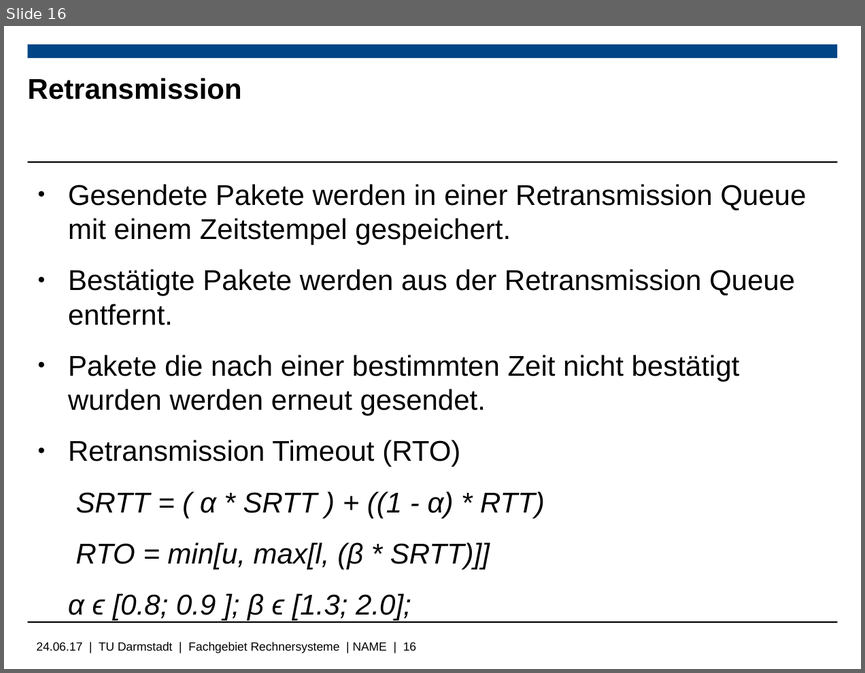
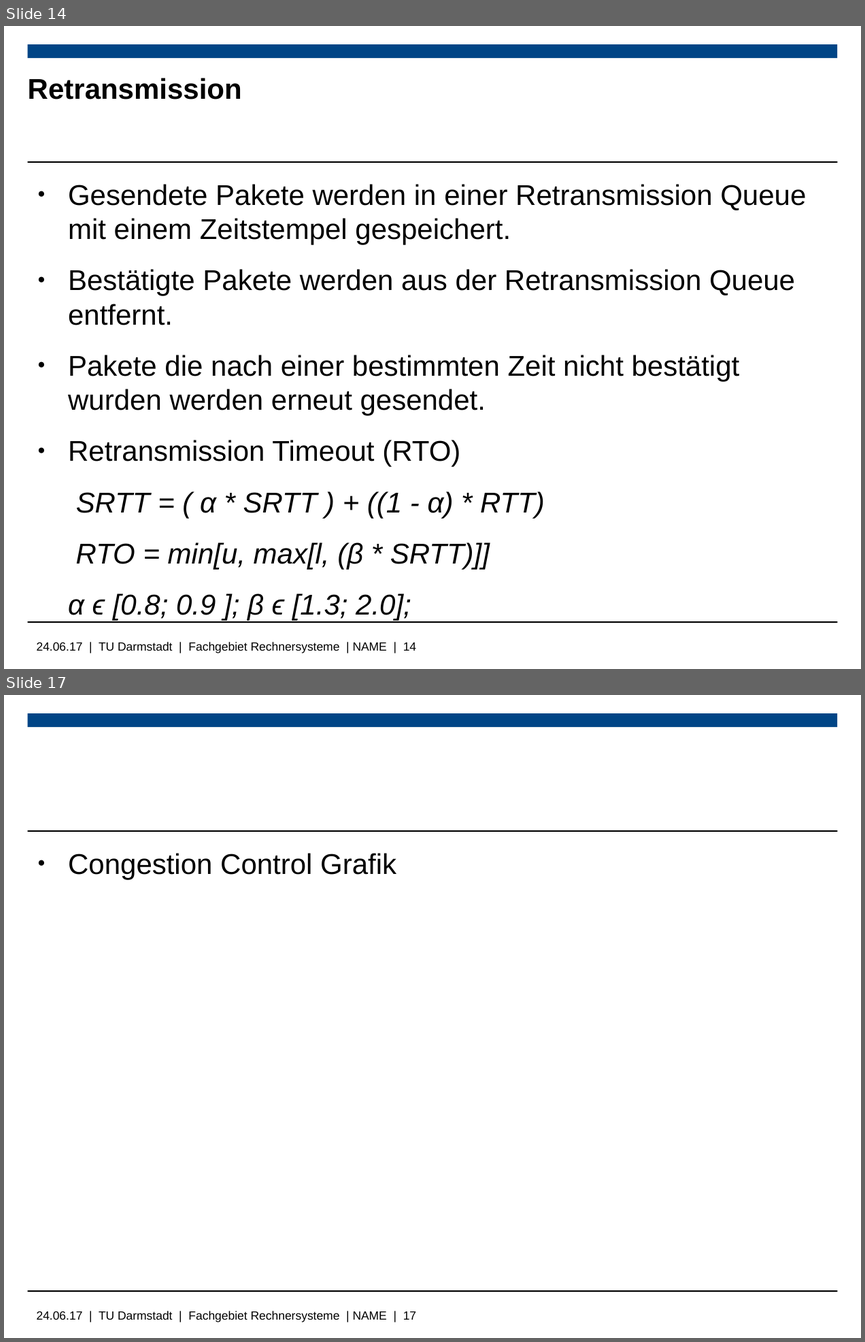
Before and after one commit to Wiero/Bachelorarbeit, a slide deck: Bachelorpräsenation.odp. Shown one above the other, each under a label of ours: slide 16 before the commit, slides 14 and 17 after it; the slides between them are not shown. The pictures are 865x673 and 865x1342 pixels, drawn with LibreOffice and Linux fonts; fonts in the diff are those of the drawing; background and template pictures are left out. Boxes give left, top, right and bottom in pixels: in the first picture for what was removed or moved away, otherwise in the second. Text is boxed around its words. In the diff, an @@ line names an element or a change of style, - is before the commit and + after.

```diff
--- a/Bachelorpräsenation.odp
+++ b/Bachelorpräsenation.odp
@@ slide 17 added at [4,695,861,1338], background #FFFFFF; not listed: 4 template elements that a slide beside it also shows @@
@@ text added at [68,853,396,879], 24 pt, text #000000 @@
+● Congestion Control Grafik
@@ what was slide 16 is now slide 14 @@
@@ text at [37,641,416,653]: text changed @@
-24.06.17 | TU Darmstadt | Fachgebiet Rechnersysteme | NAME | 16
+24.06.17 | TU Darmstadt | Fachgebiet Rechnersysteme | NAME | 14
```
Also in this commit, not shown: 2 slides changed, 2 other slides added, 5 slides removed, 1 other file.
